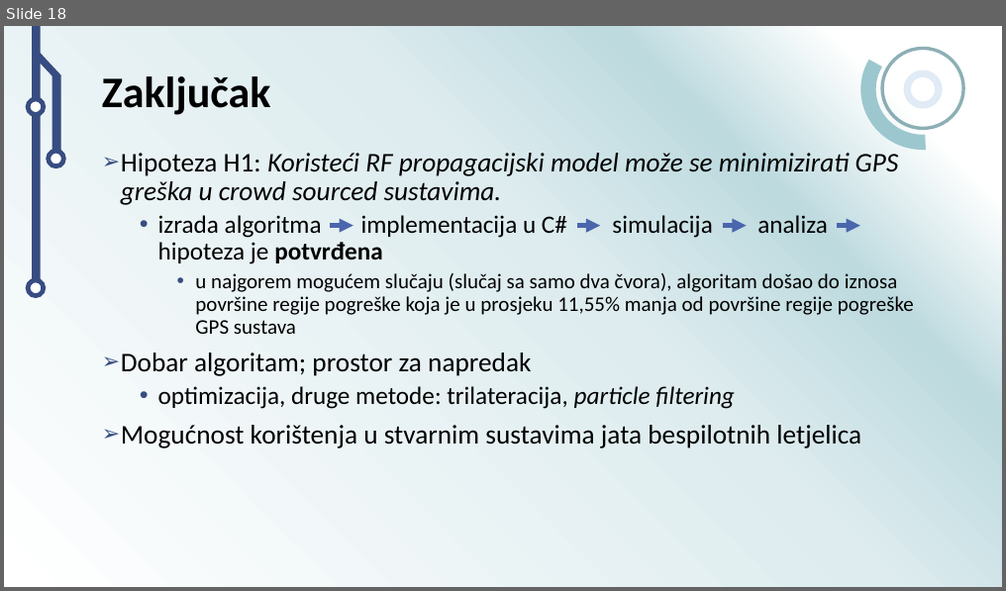
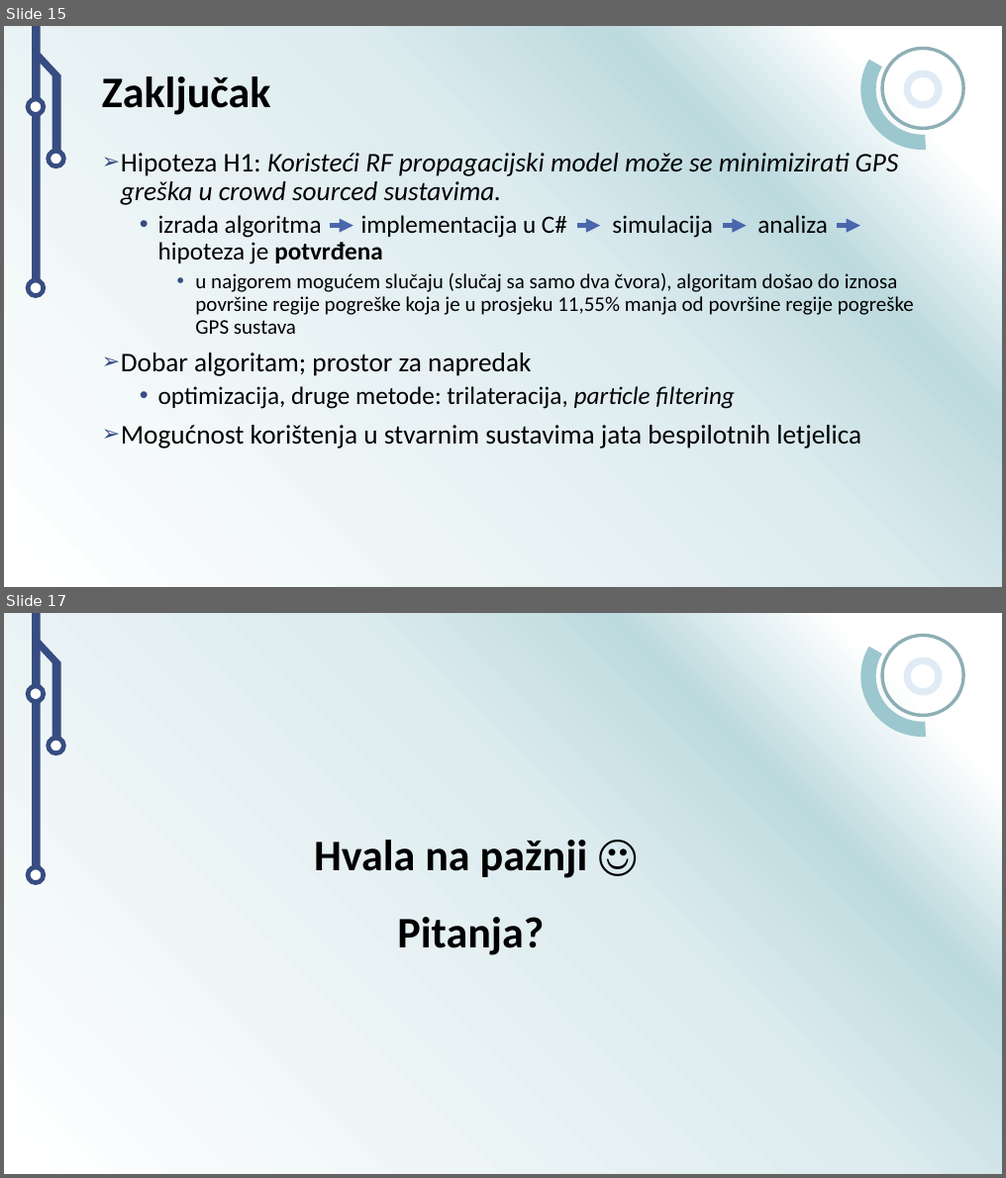
Before and after one commit to Acerinth/MaliDronovi, a slide deck: Prezentacija/Simulacija pozicioniranja autonomnih letjelica u prostoru.pptx. Shown one above the other, each under a label of ours: slide 18 before the commit, slides 15 and 17 after it; the slides between them are not shown. The pictures are 1006x591 and 1006x1178 pixels, drawn with LibreOffice and Linux fonts; fonts in the diff are those of the drawing; background and template pictures are left out. Boxes give left, top, right and bottom in pixels: in the first picture for what was removed or moved away, otherwise in the second. Text is boxed around its words. In the diff, an @@ line names an element or a change of style, - is before the commit and + after.

```diff
--- a/Prezentacija/Simulacija pozicioniranja autonomnih letjelica u prostoru.pptx
+++ b/Prezentacija/Simulacija pozicioniranja autonomnih letjelica u prostoru.pptx
@@ slide 17 added at <box>4,613,1002,1174</box>, background gradient #FFFFFF to #BDDADF to #DEECEF; not listed: 9 template elements that a slide beside it also shows @@
@@ title added at <box>314,840,588,878</box>, 42 pt, text #000000, bold @@
+Hvala na pažnji ☺
@@ text added at <box>397,917,544,956</box>, 42 pt, text #000000, bold @@
+Pitanja?
@@ what was slide 18 is now slide 15 @@
```
Also in this commit, not shown: 5 slides changed, 2 other slides added, 4 slides removed.
